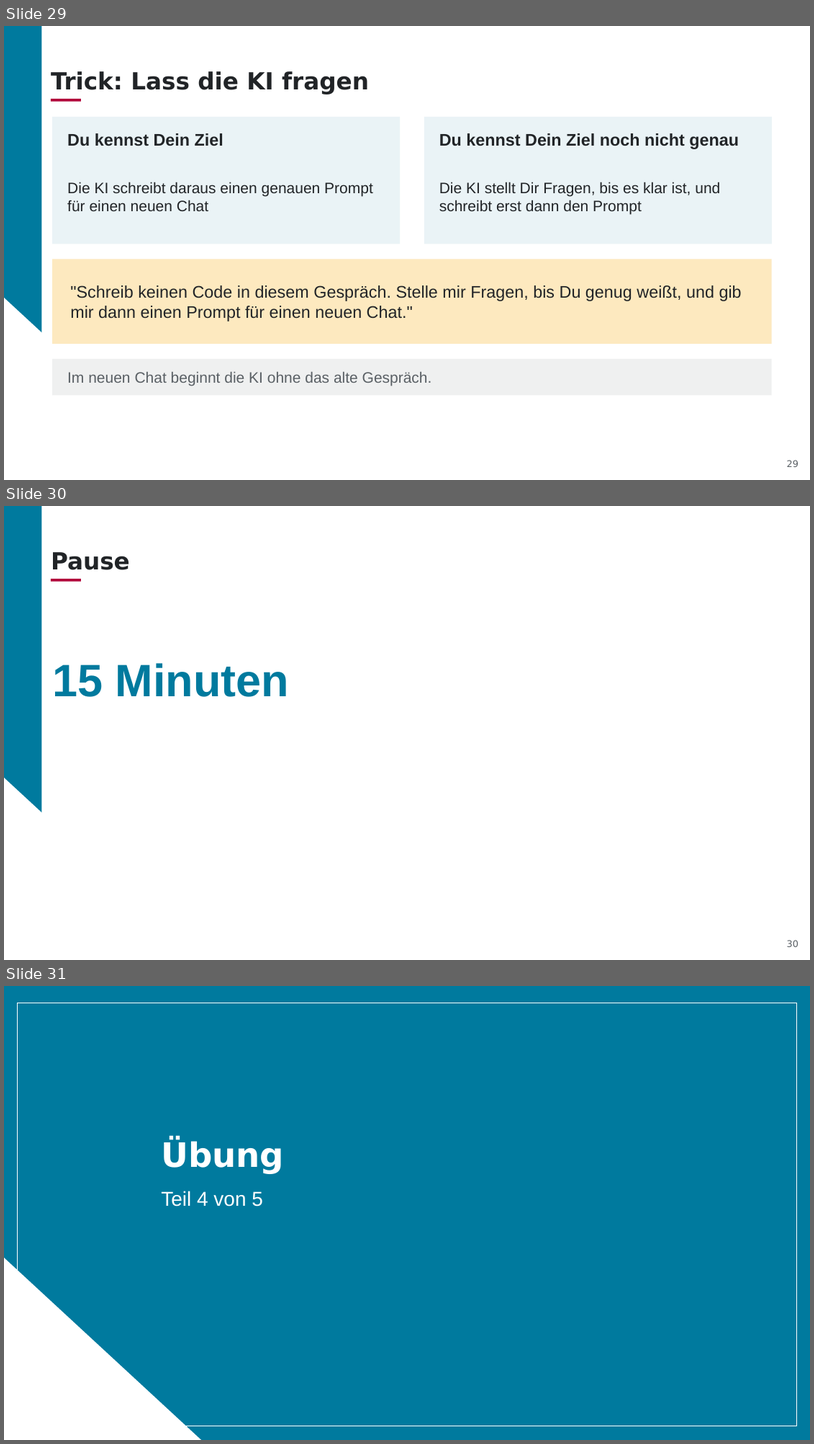
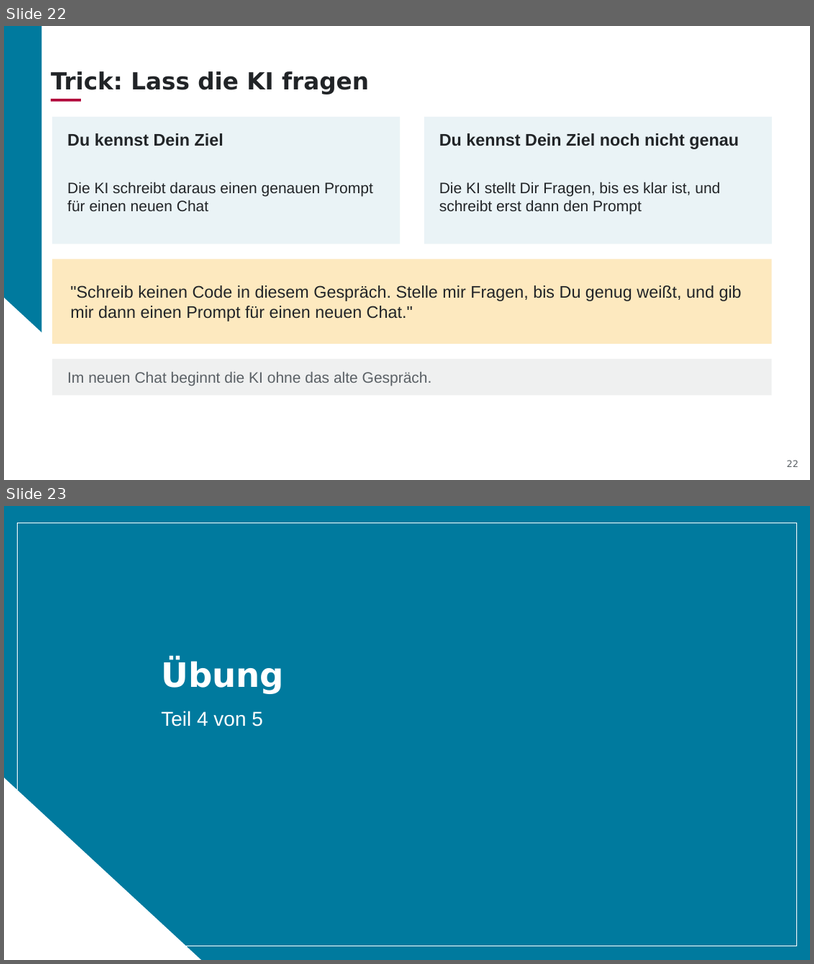
Before and after one commit to aihpi/workshop-rapid-prototyping, a slide deck: slides/01_workshop_rapid_prototyping_DE.pptx. Shown one above the other, each under a label of ours: slides 29, 30 and 31 before the commit, slides 22 and 23 after it. The pictures are 814x1444 and 814x964 pixels, drawn with LibreOffice and Linux fonts; fonts in the diff are those of the drawing; background and template pictures are left out. Boxes give left, top, right and bottom in pixels: in the first picture for what was removed or moved away, otherwise in the second. Text is boxed around its words. In the diff, an @@ line names an element or a change of style, - is before the commit and + after.

```diff
--- a/slides/01_workshop_rapid_prototyping_DE.pptx
+++ b/slides/01_workshop_rapid_prototyping_DE.pptx
@@ slide 30 removed at <box>4,506,810,960</box>, background #007A9E; not listed: 2 template elements that a slide beside it also shows @@
@@ title removed at <box>51,552,130,570</box> @@
-Pause
@@ rectangle removed at <box>51,579,81,581</box> @@
@@ text removed at <box>52,663,289,697</box> @@
-15 Minuten
@@ page number removed at <box>787,939,799,947</box> @@
-30
@@ what was slide 29 is now slide 22 @@
@@ page number at <box>787,459,799,467</box>: text changed @@
-29
+22
@@ what was slide 31 is now slide 23 @@
```
Also in this commit, not shown: 7 slides changed, 6 slides added, 16 other slides removed, 1 other file.
